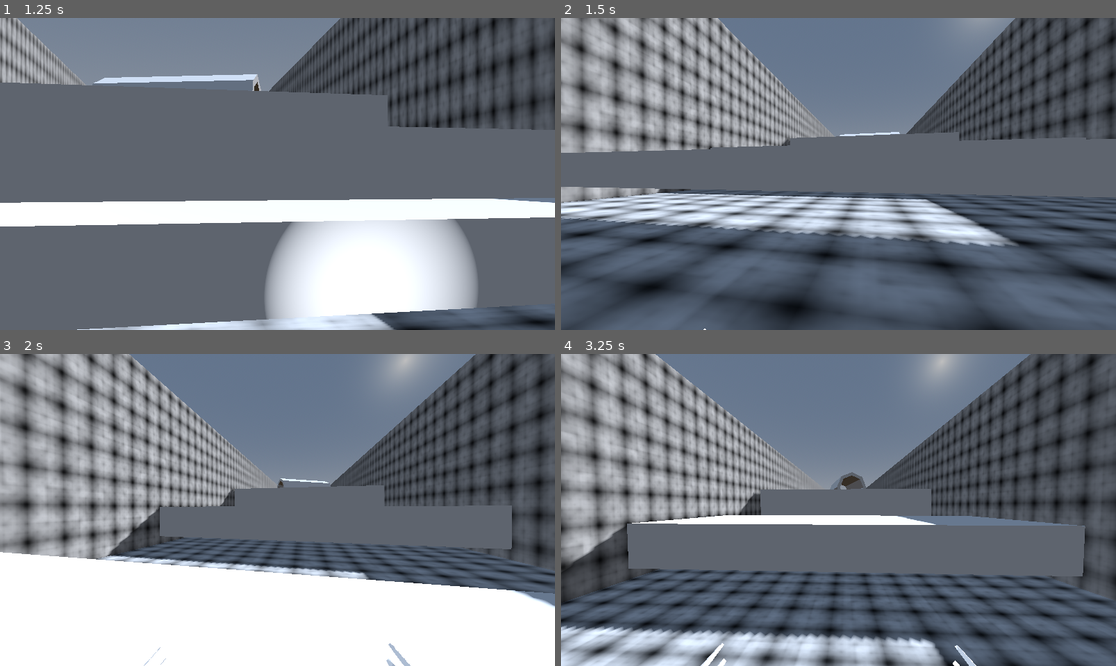
Above: before the commit, frames 1-4 (two rows, left to right).
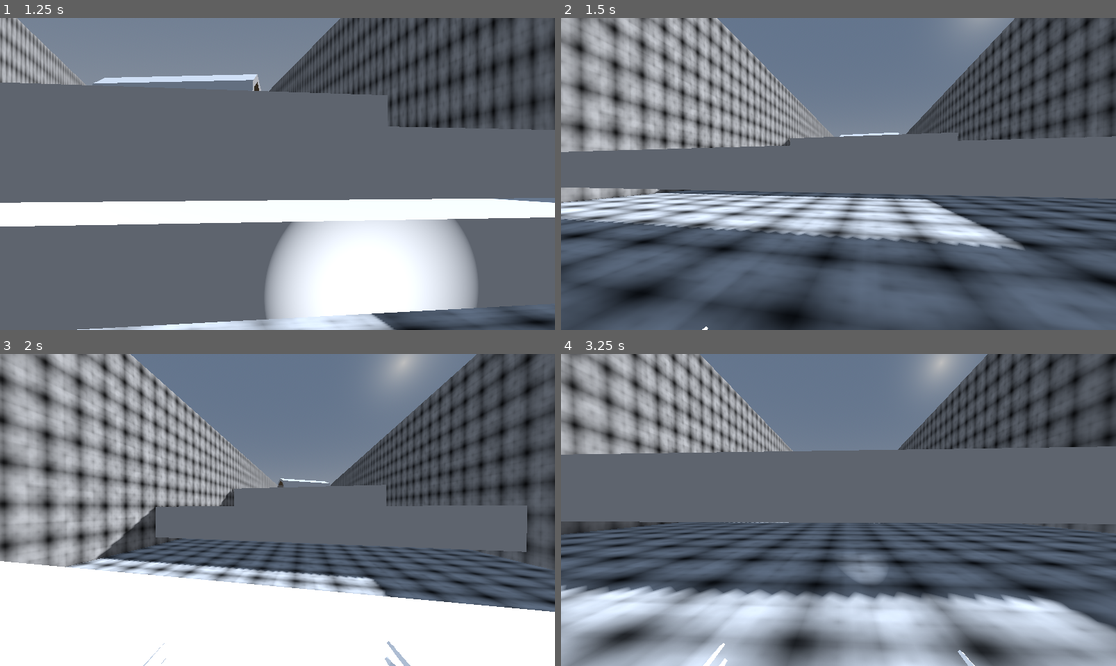
Above: after the commit, the same moments.

Repository: DISN-kolo/godot-3d-runner-controller
Game: Godot game, scene res://scenes/world.tscn
Same seed, same stepped clock (60 frames per second), same inputs: the game is played once before the commit and once after it. The engine's default icon, where the game draws it, is replaced by a stand-in: a white triangle on a blue panel in a dark square.
Inputs (mouse positions are in pixels of both pictures, inside the frame that each line leads up to):
- Up to frame 1 (1.25 s): tap Enter (ui_accept) at 0.5, 0.77, 1.07 s; move the mouse to (305, 174) at 0.52 s; hold Up (ui_up) from 0.53 s (still down); hold Alt (zoom) from 0.53 s (still down); tap Ctrl (crouch) at 0.6 s
- Up to frame 2 (1.5 s): keep holding Up (ui_up); move the mouse to (810, 174) at 1.27 s; release Alt (zoom) at 1.28 s; tap Alt (zoom) at 1.35 s
- Up to frame 3 (2 s): keep holding Up (ui_up); tap Enter (ui_accept) at 1.52, 1.55, 1.82 s
- Up to frame 4 (3.25 s): keep holding Up (ui_up); move the mouse to (849, 503) at 2.02 s; hold Enter (ui_accept) 2.03-2.78 s; tap Ctrl (crouch) at 2.3, 2.85 s; move the mouse to (832, 516) at 2.77 s; tap Enter (ui_accept) at 3.02 s; tap Alt (zoom) at 3.05 s

Frame 1 is identical in both runs. In frame 2, 2.0% of the frame differs, in the area x 0-100%, y 0-100%; in frame 3, 28%; in frame 4, 61%.

Commit message:
parametric animation. zoom tweaks

Diff:
--- a/interface.tscn
+++ b/interface.tscn
@@ -1,5 +1,6 @@
-[gd_scene load_steps=2 format=3 uid="uid://c41xhih56iy40"]
+[gd_scene load_steps=3 format=3 uid="uid://c41xhih56iy40"]
 
+[ext_resource type="Script" path="res://scripts/superface.gd" id="1_2jvvk"]
 [ext_resource type="Texture2D" uid="uid://cxq575dt2ivn6" path="res://icon.svg" id="1_gs2rb"]
 
 [node name="interface" type="Control"]
@@ -10,7 +11,15 @@
 grow_horizontal = 2
 grow_vertical = 2
 mouse_filter = 2
+script = ExtResource("1_2jvvk")
 
 [node name="Sprite2D" type="Sprite2D" parent="."]
 position = Vector2(71, 77)
 texture = ExtResource("1_gs2rb")
+
+[node name="RichTextLabel" type="RichTextLabel" parent="."]
+layout_mode = 0
+offset_left = 20.0
+offset_top = 156.0
+offset_right = 60.0
+offset_bottom = 196.0
--- a/player.tscn
+++ b/player.tscn
@@ -191,58 +191,33 @@
 [sub_resource type="AnimationNodeTimeScale" id="AnimationNodeTimeScale_o0416"]
 
 [sub_resource type="AnimationNodeBlendTree" id="AnimationNodeBlendTree_dvthj"]
-graph_offset = Vector2(-551.044, 53.8131)
+graph_offset = Vector2(-426.878, 69.2392)
 nodes/Animation/node = SubResource("AnimationNodeAnimation_odem4")
 nodes/Animation/position = Vector2(-260, 140)
 nodes/TimeScale/node = SubResource("AnimationNodeTimeScale_o0416")
 nodes/TimeScale/position = Vector2(-80, 140)
 node_connections = [&"output", 0, &"TimeScale", &"TimeScale", 0, &"Animation"]
 
-[sub_resource type="AnimationNodeAnimation" id="AnimationNodeAnimation_v27qv"]
-animation = &"walk"
-
-[sub_resource type="AnimationNodeStateMachineTransition" id="AnimationNodeStateMachineTransition_5w0au"]
+[sub_resource type="AnimationNodeStateMachineTransition" id="AnimationNodeStateMachineTransition_1ej3p"]
+advance_mode = 2
+
+[sub_resource type="AnimationNodeStateMachineTransition" id="AnimationNodeStateMachineTransition_riw5n"]
 xfade_time = 0.2
 advance_mode = 2
 advance_condition = &"walk"
-
-[sub_resource type="AnimationNodeStateMachineTransition" id="AnimationNodeStateMachineTransition_xoe35"]
-xfade_time = 0.2
-advance_mode = 2
-advance_condition = &"reset"
-
-[sub_resource type="AnimationNodeStateMachineTransition" id="AnimationNodeStateMachineTransition_1ej3p"]
-advance_mode = 2
-
-[sub_resource type="AnimationNodeStateMachineTransition" id="AnimationNodeStateMachineTransition_riw5n"]
-xfade_time = 0.2
-advance_mode = 2
-advance_condition = &"slowwalk"
 
 [sub_resource type="AnimationNodeStateMachineTransition" id="AnimationNodeStateMachineTransition_ygbr8"]
 xfade_time = 0.2
 advance_mode = 2
 advance_condition = &"reset"
 
-[sub_resource type="AnimationNodeStateMachineTransition" id="AnimationNodeStateMachineTransition_0oef4"]
-xfade_time = 0.1
-advance_mode = 2
-advance_condition = &"walk"
-
-[sub_resource type="AnimationNodeStateMachineTransition" id="AnimationNodeStateMachineTransition_n3n84"]
-xfade_time = 0.1
-advance_mode = 2
-advance_condition = &"slowwalk"
-
 [sub_resource type="AnimationNodeStateMachine" id="AnimationNodeStateMachine_3rs6g"]
 states/Start/position = Vector2(185, 100)
 states/idle_hands/node = SubResource("AnimationNodeAnimation_nvnf0")
 states/idle_hands/position = Vector2(362, 100)
-states/slowwalk/node = SubResource("AnimationNodeBlendTree_dvthj")
-states/slowwalk/position = Vector2(362, -68)
-states/walk/node = SubResource("AnimationNodeAnimation_v27qv")
-states/walk/position = Vector2(618, -68)
-transitions = ["idle_hands", "walk", SubResource("AnimationNodeStateMachineTransition_5w0au"), "walk", "idle_hands", SubResource("AnimationNodeStateMachineTransition_xoe35"), "Start", "idle_hands", SubResource("AnimationNodeStateMachineTransition_1ej3p"), "idle_hands", "slowwalk", SubResource("AnimationNodeStateMachineTransition_riw5n"), "slowwalk", "idle_hands", SubResource("AnimationNodeStateMachineTransition_ygbr8"), "slowwalk", "walk", SubResource("AnimationNodeStateMachineTransition_0oef4"), "walk", "slowwalk", SubResource("AnimationNodeStateMachineTransition_n3n84")]
+states/walk/node = SubResource("AnimationNodeBlendTree_dvthj")
+states/walk/position = Vector2(362, -68)
+transitions = ["Start", "idle_hands", SubResource("AnimationNodeStateMachineTransition_1ej3p"), "idle_hands", "walk", SubResource("AnimationNodeStateMachineTransition_riw5n"), "walk", "idle_hands", SubResource("AnimationNodeStateMachineTransition_ygbr8")]
 graph_offset = Vector2(-165, -127)
 
 [node name="Player" type="CharacterBody3D"]
@@ -706,6 +681,5 @@
 anim_player = NodePath("../AnimationPlayer")
 active = true
 parameters/conditions/reset = false
-parameters/conditions/slowwalk = false
 parameters/conditions/walk = false
-parameters/slowwalk/TimeScale/scale = 0.5
+parameters/walk/TimeScale/scale = 0.5
--- a/scripts/OurGuy.gd
+++ b/scripts/OurGuy.gd
@@ -100,6 +100,10 @@
 				head.position.y = 1.51
 				upper_raycasts.position.y = 0.0
 				frontnode.scale.y = 1.0
+	if Input.is_action_just_pressed("zoom"):
+		movement_multiplier /= 1.5
+	if Input.is_action_just_released("zoom"):
+		movement_multiplier *= 1.5
 	# Add the gravity.
 	if not is_on_floor():
 #		if not can_climb():
@@ -128,12 +132,6 @@
 			for i in range(19, 0, -1):
 				one_frontal_raycast.position.y = i/10.0
 				one_frontal_raycast.force_raycast_update()
-#				print(one_frontal_raycast.position)
-#				print(one_frontal_raycast.rotation_degrees)
-#				print(one_frontal_raycast.get_collision_point() +
-#					Vector3(0, 1.1, -0.15).rotated(Vector3.UP, one_frontal_raycast.rotation.y),
-#					one_frontal_raycast.get_collision_point() +
-#					Vector3(0, -0.1, -0.15).rotated(Vector3.UP, one_frontal_raycast.rotation.y))
 				if one_frontal_raycast.is_colliding():
 					results = space.intersect_ray(
 						PhysicsRayQueryParameters3D.create(
@@ -143,9 +141,7 @@
 							Vector3(0, -0.1, -0.15).rotated(Vector3.UP, one_frontal_raycast.rotation.y)
 						)
 					)
-#					print(results)
 					break
-
 			if results.is_empty():
 				is_climbing = false
 				if first_jump and floorer > 0.001: #leniency = = =
@@ -193,13 +189,12 @@
 	else:
 		velocity.x = lerp(velocity.x, direction.x * speed, 3.0 * delta)
 		velocity.z = lerp(velocity.z, direction.z * speed, 3.0 * delta)
-#	if Input.is_action_pressed("zoom"):
-#		velocity /= 2.
-#   this needs better implementation as it just slows everything down lol
 #	$AnimationPlayer.speed_scale = 1 - float(is_crouching)/1.2
-	$AnimationTree.set("parameters/conditions/slowwalk", is_on_floor() and not is_climbing and direction and is_crouching)
-	$AnimationTree.set("parameters/conditions/walk", is_on_floor() and not is_climbing and direction and not is_crouching)
+	$AnimationTree.set("parameters/conditions/walk", is_on_floor() and not is_climbing and direction)
+#	$AnimationTree.set("parameters/conditions/walk", is_on_floor() and not is_climbing and direction and not is_crouching)
 	$AnimationTree.set("parameters/conditions/reset", not(is_on_floor() and not is_climbing and direction))
+#	print($AnimationTree.get_tree_root().get_node("slowwalk").get_node("TimeScale").set_scale(20))
+	$AnimationTree.set("parameters/walk/TimeScale/scale", (speed/WALK_SPEED)/2)
 	move_and_slide()
 
 	# camera fov
@@ -208,22 +203,6 @@
 	if Input.is_action_pressed("zoom"): #zoomy zooms
 		fov_target = FOV_ZOOM
 	camera.fov = lerp(camera.fov, fov_target, 20.0 * delta)
-#	if Input.is_action_just_released("zoom"):
-#		camera.fov = lerp
-#	# camera bob
-#	if Vector2(velocity.x, velocity.z).length() < 0.001 or not(is_on_floor()):
-#		camera.transform.origin = lerp(camera.transform.origin, Vector3.ZERO, 4.0 * delta)
-#		t_bob = 4.5/BOB_FREQ*PI
-#	else:
-#		t_bob += delta * velocity.length() * float(is_on_floor())
-#		camera.transform.origin = _headbob(t_bob)
-
-
-#func _headbob(time) -> Vector3:
-#	var pos = Vector3.ZERO
-#	pos.y = sin(time * BOB_FREQ) * BOB_AMP - BOB_AMP
-#	pos.x = cos(time * BOB_FREQ/3) * BOB_AMP
-#	return pos
 
 func can_climb():
 	var can_climb_var = false
@@ -236,5 +215,4 @@
 		oneraycast.force_raycast_update()
 		if oneraycast.is_colliding():
 			can_climb_var = false
-#	print("can climb")
 	return can_climb_var
--- /dev/null
+++ b/scripts/superface.gd
@@ -0,0 +1,11 @@
+extends Control
+
+
+# Called when the node enters the scene tree for the first time.
+func _ready():
+	pass # Replace with function body.
+
+
+# Called every frame. 'delta' is the elapsed time since the previous frame.
+func _process(delta):
+	pass
Not shown: 1 places in player.tscn that only renumber resources
